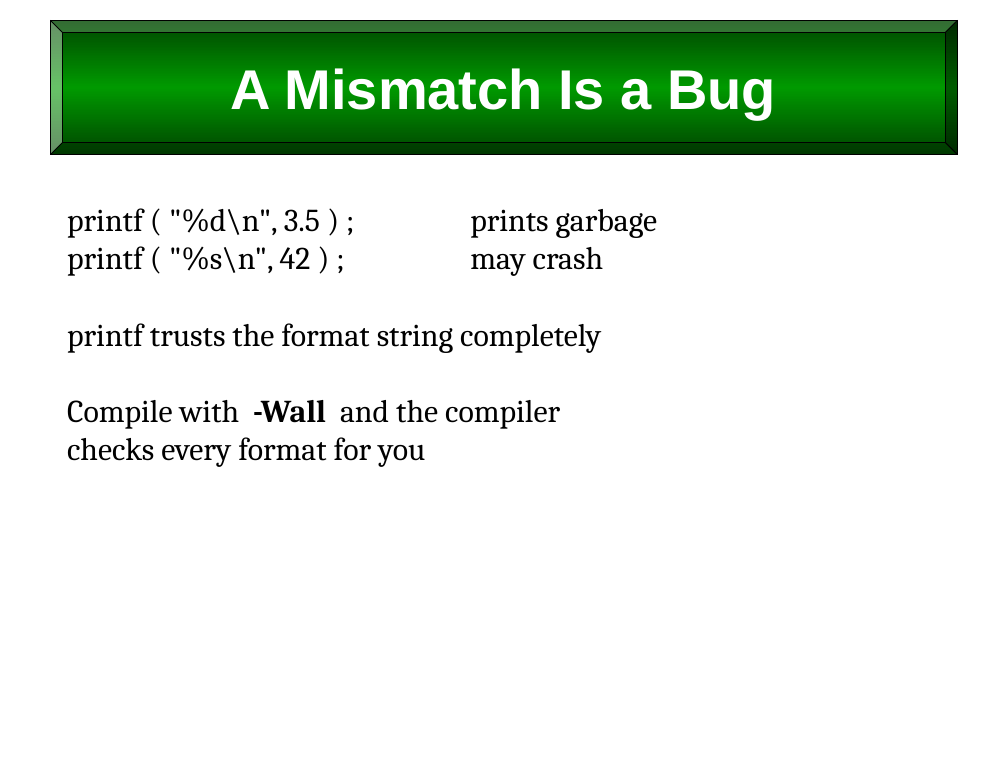
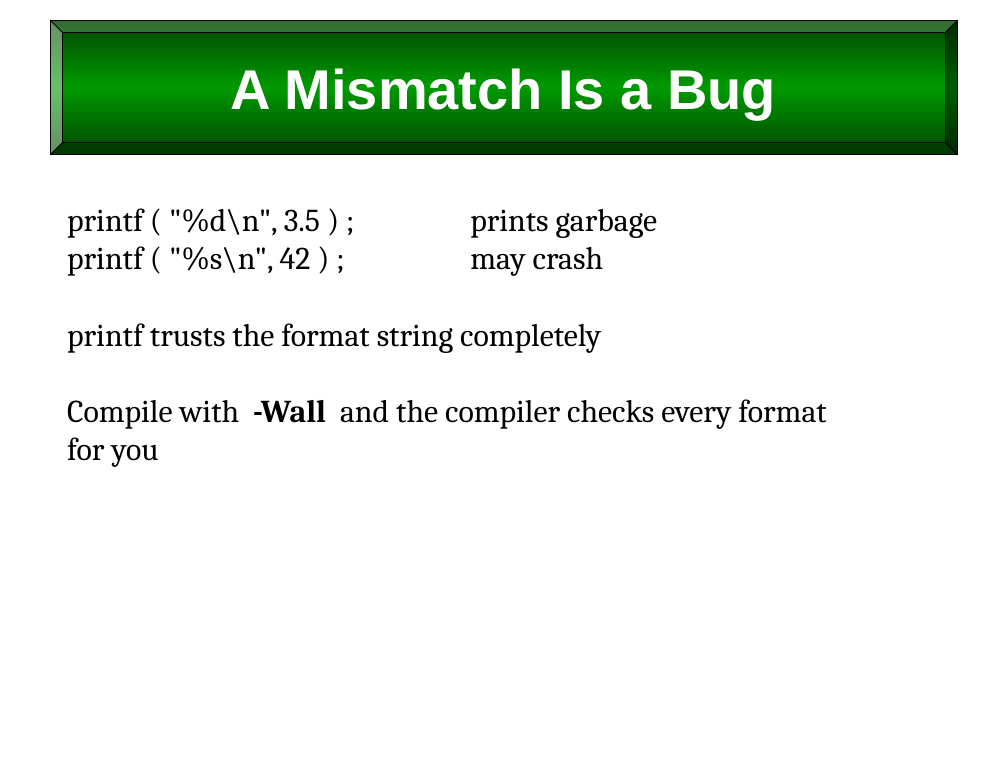
Before and after one commit to billswartz7/IntroToProgramming, a slide deck: slide 11 of Slides/L11_Input-and-Output.pptx. Drawn at 1008x779 pixels with LibreOffice and Linux fonts; fonts in the diff are those of the drawing. Boxes give left, top, right and bottom in pixels: in the first picture for what was removed or moved away, otherwise in the second. Text is boxed around its words. In the diff, an @@ line names an element or a change of style, - is before the commit and + after.

```diff
--- a/Slides/L11_Input-and-Output.pptx
+++ b/Slides/L11_Input-and-Output.pptx
@@ text at (67,399,826,467): text changed @@
-Compile with -Wall and the compiler
-checks every format for you
+Compile with -Wall and the compiler checks every format for you
```
Also in this commit, not shown: 2 other slides changed, 8 other files.
